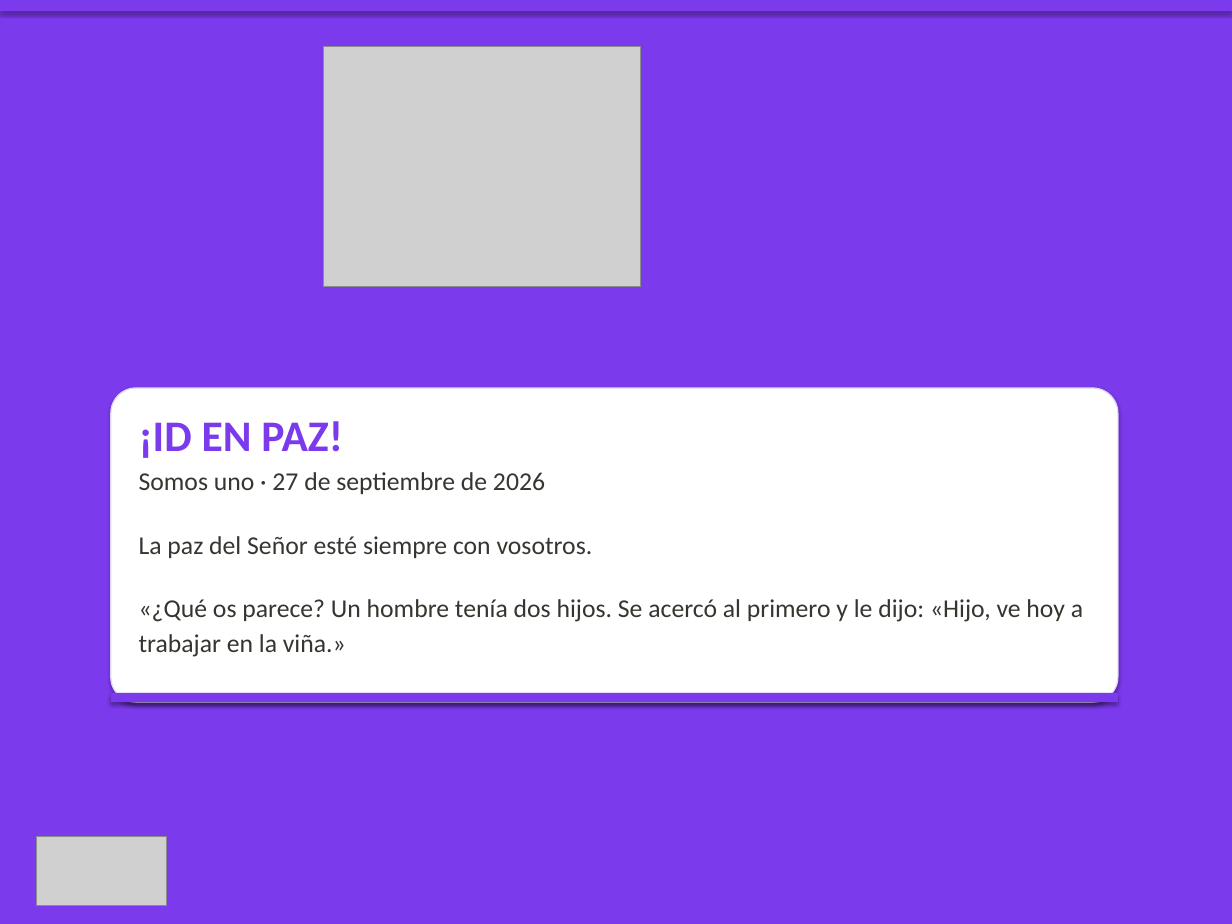
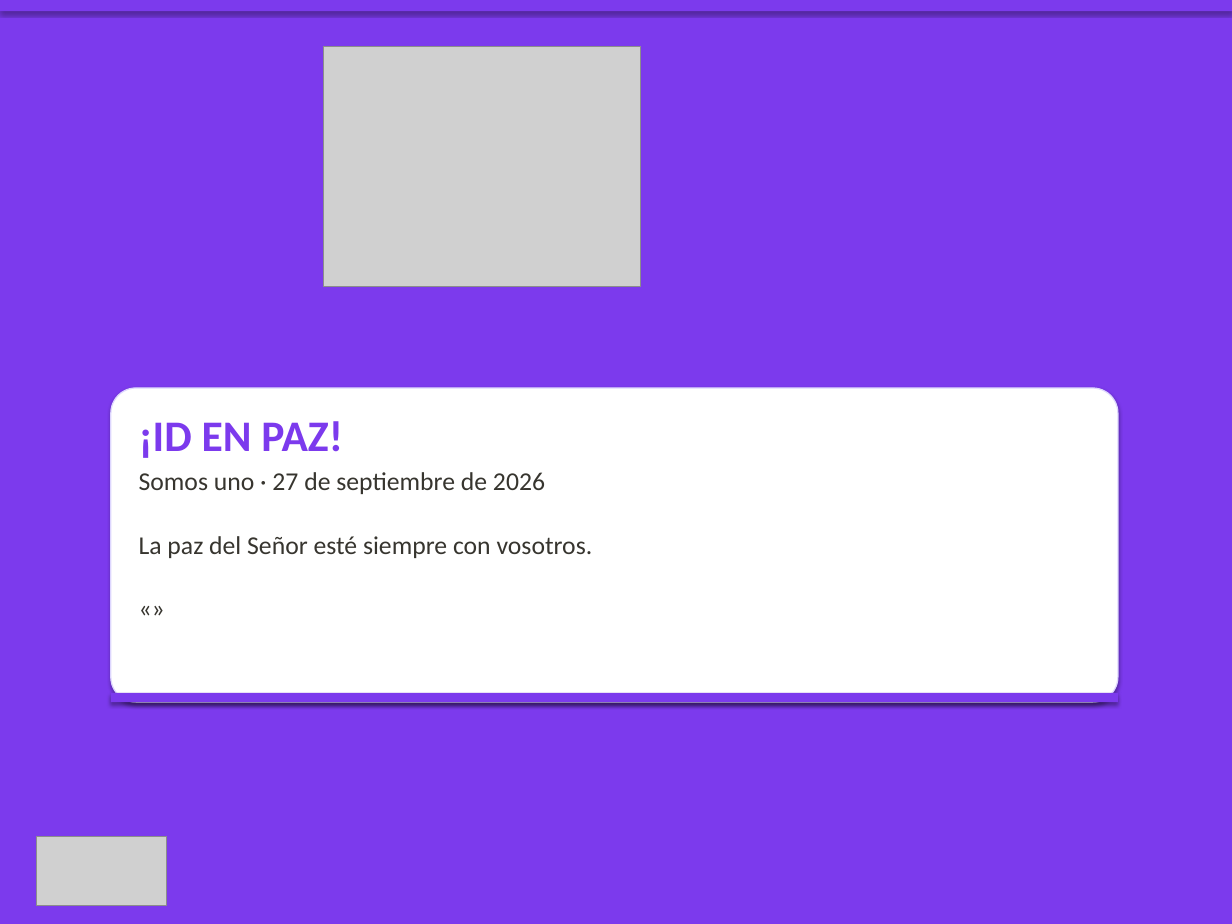
Before and after one commit to CC5M5/CCE-M5, a slide deck: slide 18 of presentaciones_html/2026-09-27_presentacion/2026-09-27_presentacion.pptx (slide 19 before the commit). Drawn at 1232x924 pixels with LibreOffice and Linux fonts; fonts in the diff are those of the drawing; grey boxes stand for pictures. Boxes give left, top, right and bottom in pixels: in the first picture for what was removed or moved away, otherwise in the second. Text is boxed around its words. In the diff, an @@ line names an element or a change of style, - is before the commit and + after.

```diff
--- a/presentaciones_html/2026-09-27_presentacion/2026-09-27_presentacion.pptx
+++ b/presentaciones_html/2026-09-27_presentacion/2026-09-27_presentacion.pptx
@@ text at [139, 599, 1083, 657]: text changed @@
-«¿Qué os parece? Un hombre tenía dos hijos. Se acercó al primero y le dijo: «Hijo, ve hoy a trabajar en la viña.»
+«»
```
Also in this commit, not shown: 3 other slides changed, 9 slides added, 10 slides removed, 7 other files.
